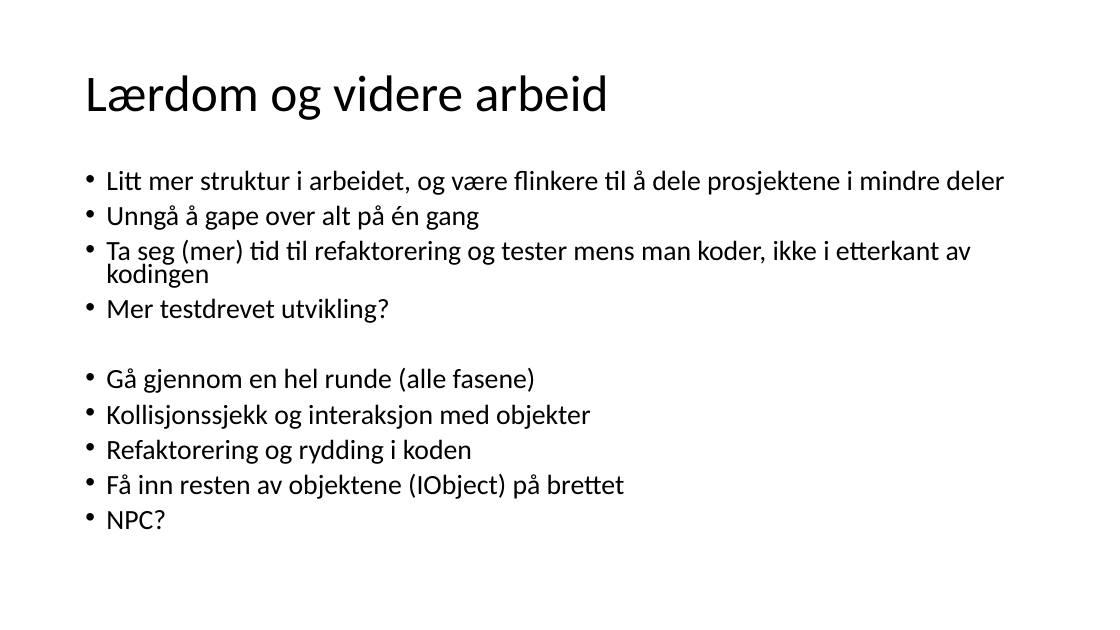
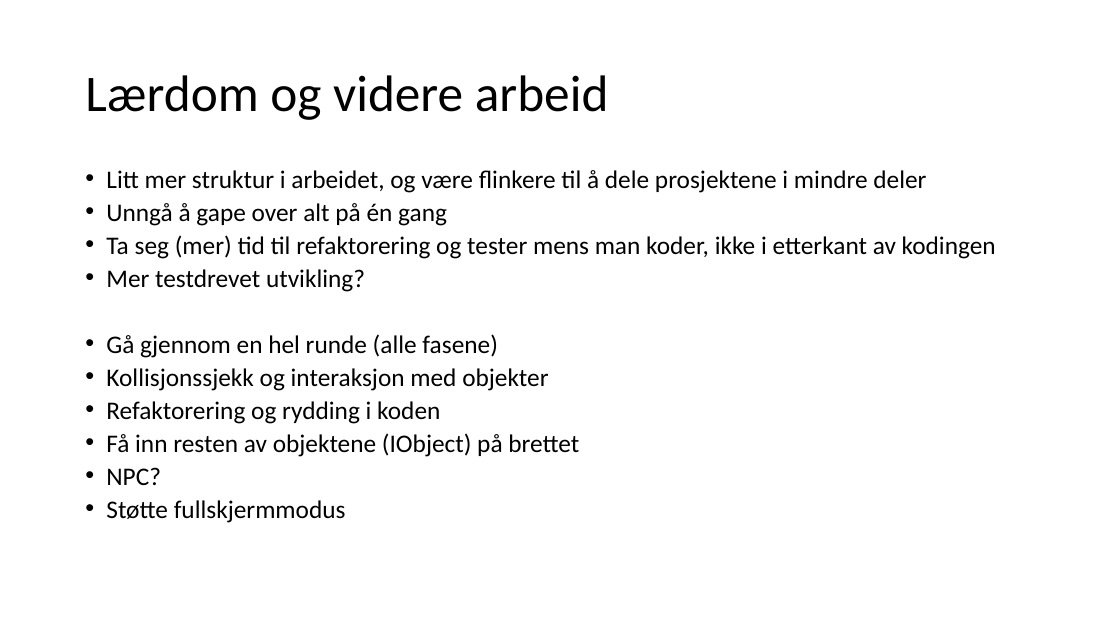
Before and after one commit to inf112-v19/codingwarriors, a slide deck: slide 6 of src/presentation/Codingwarriors.pptx. Drawn at 1120x630 pixels with LibreOffice and Linux fonts; fonts in the diff are those of the drawing. Boxes give left, top, right and bottom in pixels: in the first picture for what was removed or moved away, otherwise in the second. Text is boxed around its words. In the diff, an @@ line names an element or a change of style, - is before the commit and + after.

```diff
--- a/src/presentation/Codingwarriors.pptx
+++ b/src/presentation/Codingwarriors.pptx
@@ text at [106, 170, 996, 485]: size 23.8 to 21.7 pt @@
@@ text at [106, 500, 346, 523]: paragraph added @@
+• Støtte fullskjermmodus
```
Also in this commit, not shown: 2 other slides changed, 6 other files.
